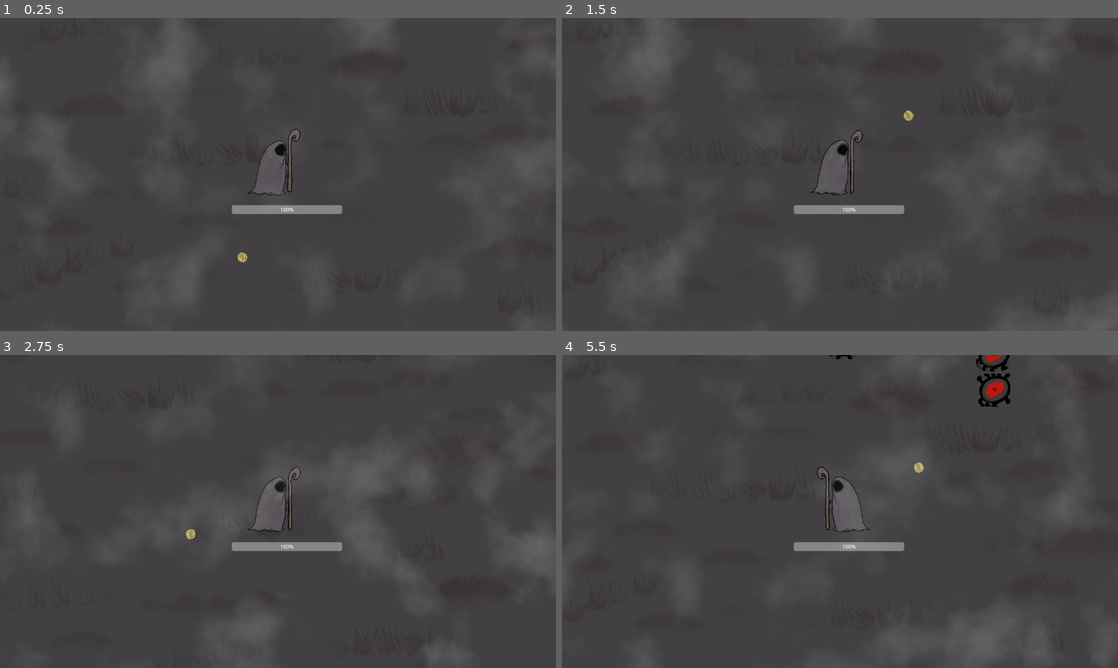
Above: before the commit, frames 1-4 (two rows, left to right).
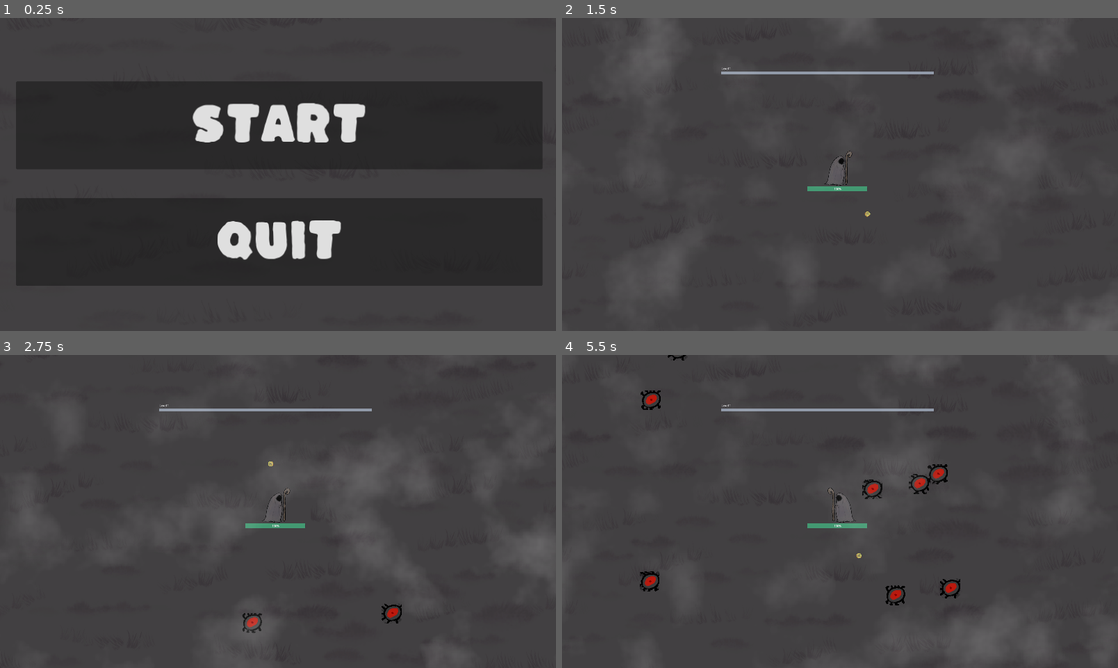
Above: after the commit, the same moments.

Repository: zys37/HandDrawnSurvivors
Game: Godot game, scene res://menu.tscn
Same seed, same stepped clock (60 frames per second), same inputs: the game is played once before the commit and once after it. Before the commit the project starts from res://world.tscn.
Inputs (mouse positions are in pixels of both pictures, inside the frame that each line leads up to):
- Up to frame 1 (0.25 s): no input
- Up to frame 2 (1.5 s): click (840, 124) at 0.5 s, where only the run after the commit has a clickable "START"; hold Right (ui_right) from 1.28 s (still down)
- Up to frame 3 (2.75 s): release Right (ui_right) at 2.03 s; hold Down (ui_down) from 2.03 s (still down)
- Up to frame 4 (5.5 s): release Down (ui_down) at 2.78 s; hold Right (ui_right) 2.78-3.53 s; hold Up (ui_up) 3.53-4.28 s; hold Left (ui_left) from 4.28 s (still down)

The runs differ from the first frame. In frame 1, 30% of the frame differs, in the area x 0-100%, y 0-88%; in frame 2, 1.6%; in frame 3, 1.8%; in frame 4, 3.1%.

Commit message:
first release version on itch
still need to add borders, fullscreen, etc

Diff:
--- a/Character.tscn
+++ b/Character.tscn
@@ -203,9 +203,11 @@
 animation = &"Walking"
 
 [node name="Node2D3" parent="Hero" instance=ExtResource("6_v43wm")]
+visible = false
 position = Vector2(48, -126)
 
 [node name="Camera2D" type="Camera2D" parent="."]
+zoom = Vector2(0.8, 0.8)
 
 [node name="Timer" type="Timer" parent="."]
 
@@ -240,6 +242,9 @@
 [node name="attack_cooldown" type="Timer" parent="."]
 wait_time = 0.5
 
+[node name="Timer2" type="Timer" parent="."]
+wait_time = 0.1
+
 [connection signal="timeout" from="Timer" to="." method="_on_timer_timeout"]
 [connection signal="body_entered" from="Area2D" to="." method="_on_area_2d_body_entered"]
 [connection signal="body_exited" from="Area2D" to="." method="_on_area_2d_body_exited"]
--- a/Eye_Enemy.gd
+++ b/Eye_Enemy.gd
@@ -15,7 +15,7 @@
 func _physics_process(delta):
 	move_and_collide((get_parent().get_node("Hero").position - position).normalized()*global.speed)
 	if health<=0:
-		global.xp += global.xp_gain
+		global.xp += global.xp_gain+global.stage*2
 		queue_free()
 
 
--- a/Eye_Enemy.tscn
+++ b/Eye_Enemy.tscn
@@ -92,6 +92,7 @@
 radius = 146.818
 
 [node name="eye_enemy" type="CharacterBody2D" groups=["enemy"]]
+scale = Vector2(0.75, 0.75)
 script = ExtResource("2_4ryp2")
 
 [node name="Eye_enemy" type="AnimatedSprite2D" parent="."]
--- /dev/null
+++ b/Menu.gd
@@ -0,0 +1,45 @@
+extends Control
+
+
+# Called when the node enters the scene tree for the first time.
+func _ready():
+	preload("res://world.tscn")
+
+
+# Called every frame. 'delta' is the elapsed time since the previous frame.
+func _process(delta):
+	pass
+
+
+func _on_start_pressed():
+	global.player_health = 100
+	global.stage = 0
+	global.xp = 0
+	global.xp_threshold = [40,80,160,320,640,1280,2560,5120,10240,10240,10240,10240,10240,10240,10240,10240,10240,10240]
+	global.player_level = 1
+	global.speed = 2
+	global.player_health = 100
+	global.enemy_damage = 5
+	global.projectile_speed = 150
+	global.speed_scale = 0.80
+	global.is_multishot_taken = false
+	global.xp_gain = 25
+	global.spell_scale = 2
+	global.multishot_scale = 0.1
+	global.player_speed = 300
+	global.wait_time = 0.35
+	global.upgrade_chosen = false
+	global.multishot_damage = 1
+	global.spell_damage = 1
+	global.laser_cooldown = 3
+	global.laser_duration = 0
+	global.laser_damage = 0
+	global.laser_scale = 0
+	global.is_laser_taken = false
+	get_tree().change_scene_to_file("res://world.tscn")
+
+
+
+
+func _on_quit_pressed():
+	get_tree().quit()
--- a/global.gd
+++ b/global.gd
@@ -2,7 +2,7 @@
 
 var stage = 0
 var xp = 0
-var xp_threshold = [20,40,80,160,320,640,1280,2560,5120,10240,10240,10240,10240,10240,10240,10240,10240,10240,10240]
+var xp_threshold = [40,80,160,320,640,1280,2560,5120,10240,10240,10240,10240,10240,10240,10240,10240,10240,10240]
 var player_level = 1
 var speed = 2
 var player_health = 100
@@ -16,8 +16,10 @@
 var player_speed = 300
 var wait_time = 0.35
 var upgrade_chosen = false
-var multishot_damage = 0.1
-var spell_damage = 0
-var laser_cooldown = 5
-var laser_duration = 0.5
-var laser_damage = 5
+var multishot_damage = 1
+var spell_damage = 1
+var laser_cooldown = 3
+var laser_duration = 0
+var laser_damage = 0
+var laser_scale = 0
+var is_laser_taken = false
--- a/laser.tscn
+++ b/laser.tscn
@@ -72,7 +72,6 @@
 
 [node name="CollisionShape2D" type="CollisionShape2D" parent="Line2D/StaticBody2D"]
 position = Vector2(19.5, 0)
-scale = Vector2(1, 1)
 shape = SubResource("SegmentShape2D_0ldhr")
 
 [node name="CollisionParticles" type="GPUParticles2D" parent="."]
@@ -101,7 +100,7 @@
 environment = SubResource("Environment_4kf6u")
 
 [node name="is_shooting" type="Timer" parent="."]
-wait_time = 3.0
+wait_time = 0.001
 autostart = true
 
 [node name="shoot" type="Timer" parent="."]
--- a/level.gd
+++ b/level.gd
@@ -13,11 +13,11 @@
 func update_level():
 	text ="Level 	" + str(global.player_level)
 func update_stage():
-	if global.player_level == 3:
+	if global.player_level == 5:
 		global.stage = 1
 		global.speed = 2.5
 		global.enemy_damage = 6
-	if global.player_level ==6:
+	if global.player_level ==10:
 		global.stage = 2
 		global.speed = 3
 		global.enemy_damage = 7
--- /dev/null
+++ b/menu.tscn
@@ -0,0 +1,45 @@
+[gd_scene load_steps=4 format=3 uid="uid://icjtndf2xu4w"]
+
+[ext_resource type="Script" path="res://Menu.gd" id="1_87u0y"]
+[ext_resource type="Texture2D" uid="uid://b515grckg0axk" path="res://Graphics/game_background_2.png" id="2_njr50"]
+[ext_resource type="FontFile" uid="uid://dsl6tfv1jdfdc" path="res://Kaph-Regular.ttf" id="3_pgtcs"]
+
+[node name="Menu" type="Control"]
+layout_mode = 3
+anchors_preset = 15
+anchor_right = 1.0
+anchor_bottom = 1.0
+offset_top = 63.0
+offset_right = 35.0
+offset_bottom = 140.0
+grow_horizontal = 2
+grow_vertical = 2
+script = ExtResource("1_87u0y")
+
+[node name="Sprite2D" type="Sprite2D" parent="."]
+position = Vector2(582, 321)
+scale = Vector2(1.05127, 0.724854)
+texture = ExtResource("2_njr50")
+
+[node name="Start" type="Button" parent="."]
+layout_mode = 0
+offset_left = 37.0
+offset_top = 83.0
+offset_right = 1249.0
+offset_bottom = 285.0
+theme_override_fonts/font = ExtResource("3_pgtcs")
+theme_override_font_sizes/font_size = 100
+text = "START"
+
+[node name="Quit" type="Button" parent="."]
+layout_mode = 0
+offset_left = 37.0
+offset_top = 351.0
+offset_right = 1249.0
+offset_bottom = 553.0
+theme_override_fonts/font = ExtResource("3_pgtcs")
+theme_override_font_sizes/font_size = 100
+text = "QUIT"
+
+[connection signal="pressed" from="Start" to="." method="_on_start_pressed"]
+[connection signal="pressed" from="Quit" to="." method="_on_quit_pressed"]
--- a/napierdzielator.tscn
+++ b/napierdzielator.tscn
@@ -2,6 +2,21 @@
 
 [ext_resource type="Script" path="res://Marker2D.gd" id="1_gsqha"]
 [ext_resource type="PackedScene" uid="uid://f4f3euy2ir7y" path="res://laser.tscn" id="2_b6vh8"]
+
+[sub_resource type="Animation" id="Animation_rs8jj"]
+length = 0.001
+tracks/0/type = "value"
+tracks/0/imported = false
+tracks/0/enabled = true
+tracks/0/path = NodePath(".:rotation")
+tracks/0/interp = 1
+tracks/0/loop_wrap = true
+tracks/0/keys = {
+"times": PackedFloat32Array(0),
+"transitions": PackedFloat32Array(1),
+"update": 0,
+"values": [0.0]
+}
 
 [sub_resource type="Animation" id="Animation_6wc8i"]
 resource_name = "new_animation"
@@ -18,21 +33,6 @@
 "transitions": PackedFloat32Array(1, 1, 1, 1, 1),
 "update": 0,
 "values": [0.0, -1.5708, -3.14159, -1.5708, 0.0]
-}
-
-[sub_resource type="Animation" id="Animation_rs8jj"]
-length = 0.001
-tracks/0/type = "value"
-tracks/0/imported = false
-tracks/0/enabled = true
-tracks/0/path = NodePath(".:rotation")
-tracks/0/interp = 1
-tracks/0/loop_wrap = true
-tracks/0/keys = {
-"times": PackedFloat32Array(0),
-"transitions": PackedFloat32Array(1),
-"update": 0,
-"values": [0.0]
 }
 
 [sub_resource type="AnimationLibrary" id="AnimationLibrary_xsj3k"]
--- a/player.gd
+++ b/player.gd
@@ -4,10 +4,13 @@
 const JUMP_VELOCITY = -400.0
 
 # Get the gravity from the project settings to be synced with RigidBody nodes.
+var timer_inactive = true
 var gravity = ProjectSettings.get_setting("physics/2d/default_gravity")
 var is_playing = 0
 var multishot_scene = preload("res://Multishot.tscn")
-
+var laser_scene = preload("res://laser.tscn")
+var fire_cooldown = 0.5
+var fire_timer = 0.0
 func fire():
 	var multishot = multishot_scene.instantiate()
 	multishot.direction = ($Node2D/Marker2D.global_position - global_position).normalized()
@@ -17,6 +20,7 @@
 func _physics_process(delta):
 	# Add the gravity.
 	# Handle jump.
+	fire_timer -= delta
 	if is_playing==0:
 		$Hero.play("Idle")
 	else:
@@ -58,9 +62,12 @@
 		velocity = velocity.move_toward(Vector2.ZERO, global.player_speed)
 		is_playing = 0
 	if global.player_health <= 0:
-		get_tree().paused = true
-	if global.is_multishot_taken == true:
+		get_tree().change_scene_to_file("res://menu.tscn")
+	if global.is_multishot_taken and fire_timer <= 0.0:
 		fire()
+		fire_timer = fire_cooldown
+	if global.is_laser_taken == true:
+		$Hero/Node2D3.visible = true
 	move_and_slide()
 
 
--- a/project.godot
+++ b/project.godot
@@ -11,7 +11,7 @@
 [application]
 
 config/name="HandDrawnSurvivors"
-run/main_scene="res://world.tscn"
+run/main_scene="res://menu.tscn"
 config/features=PackedStringArray("4.2", "Forward Plus")
 config/icon="res://icon.svg"
 
@@ -24,6 +24,7 @@
 window/size/viewport_width=1280
 window/size/viewport_height=720
 window/size/mode=3
+window/stretch/mode="canvas_items"
 
 [input]
 
--- a/tentacle_enemy.tscn
+++ b/tentacle_enemy.tscn
@@ -92,6 +92,7 @@
 radius = 18.2483
 
 [node name="CharacterBody2D" type="CharacterBody2D" groups=["enemy"]]
+scale = Vector2(0.75, 0.75)
 script = ExtResource("1_5v586")
 
 [node name="Tentacle_enemy" type="AnimatedSprite2D" parent="."]
--- a/ui.tscn
+++ b/ui.tscn
@@ -1,40 +1,52 @@
-[gd_scene load_steps=4 format=3 uid="uid://eirt5qfwo6n3"]
+[gd_scene load_steps=7 format=3 uid="uid://eirt5qfwo6n3"]
 
 [ext_resource type="Script" path="res://level.gd" id="1_nc24u"]
 [ext_resource type="Script" path="res://exp.gd" id="2_7p7gw"]
 [ext_resource type="Script" path="res://health.gd" id="3_niiat"]
+
+[sub_resource type="StyleBoxFlat" id="StyleBoxFlat_b4lmf"]
+bg_color = Color(0.569866, 0.601867, 0.662314, 1)
+
+[sub_resource type="StyleBoxFlat" id="StyleBoxFlat_w5gny"]
+bg_color = Color(0.544383, 0.563069, 0.892858, 1)
+
+[sub_resource type="StyleBoxFlat" id="StyleBoxFlat_8ejsl"]
+bg_color = Color(0.263764, 0.599968, 0.446646, 1)
+border_color = Color(0.0295066, 0.0295066, 0.0295065, 1)
 
 [node name="Control" type="Control"]
 layout_mode = 3
 anchors_preset = 15
 anchor_right = 1.0
 anchor_bottom = 1.0
-offset_top = 57.0
-offset_bottom = 57.0
+offset_top = -2.0
+offset_bottom = -2.0
 grow_horizontal = 2
 grow_vertical = 2
 
 [node name="level" type="Label" parent="."]
 layout_mode = 0
-offset_left = 56.0
-offset_top = 311.0
-offset_right = 96.0
-offset_bottom = 334.0
+offset_left = 22.0
+offset_right = 62.0
+offset_bottom = 23.0
 script = ExtResource("1_nc24u")
 
 [node name="exp" type="ProgressBar" parent="."]
 layout_mode = 0
-offset_left = 70.0
-offset_top = 341.0
-offset_right = 1824.0
-offset_bottom = 368.0
+offset_left = 22.0
+offset_top = 28.0
+offset_right = 1243.0
+offset_bottom = 44.0
+theme_override_styles/background = SubResource("StyleBoxFlat_b4lmf")
+theme_override_styles/fill = SubResource("StyleBoxFlat_w5gny")
 show_percentage = false
 script = ExtResource("2_7p7gw")
 
 [node name="health" type="ProgressBar" parent="."]
 layout_mode = 0
-offset_left = 793.0
-offset_top = 987.0
-offset_right = 1132.0
-offset_bottom = 1014.0
+offset_left = 517.0
+offset_top = 690.0
+offset_right = 862.0
+offset_bottom = 717.0
+theme_override_styles/fill = SubResource("StyleBoxFlat_8ejsl")
 script = ExtResource("3_niiat")
--- a/upgrades.gd
+++ b/upgrades.gd
@@ -2,8 +2,7 @@
 @onready var left_upgrade = $"Left Upgrade"
 @onready var right_upgrade = $"Right Upgrade"
 
-var upgrades = ["Increase the speed of your spells", "Increase the size of your spells", "You move faster", "Gain 25% more xp" , "Increase Spawn Rate of Enemies", "Multishot"]
-
+var upgrades = ["Increase the speed of your spells", "Increase the size of your spells", "You move faster", "Gain 25% more xp" , "Increase Spawn Rate of Enemies", "Multishot", "Laser Beam"]
 # Called when the node enters the scene tree for the first time.
 func _ready():
 	generate_upgrade_buttons()
@@ -36,7 +35,14 @@
 	if $"Left Upgrade".text == upgrades[5]:
 		global.is_multishot_taken = true
 	if $"Left Upgrade".text == upgrades[5] and global.is_multishot_taken == true:
-		global.multishot_damage+=0.2
+		global.multishot_damage+=1
+	if $"Left Upgrade".text == upgrades[6]:
+		global.is_laser_taken = true
+		global.laser_damage +=5
+		global.laser_duration+=0.5
+		global.laser_scale += 1
+	if $"Left Upgrade".text == upgrades[6] and global.is_laser_taken == true:
+		global.laser_duration+=0.5
 	global.upgrade_chosen = true
 	get_tree().paused = false
 
@@ -57,5 +63,12 @@
 		global.is_multishot_taken = true
 	if $"Right Upgrade".text == upgrades[5] and global.is_multishot_taken == true:
 		global.multishot_damage+=0.2
+	if $"Right Upgrade".text == upgrades[6]:
+		global.is_laser_taken = true
+		global.laser_damage +=5
+		global.laser_duration+=0.5
+		global.laser_scale += 1
+	if $"Right Upgrade".text == upgrades[6] and global.is_laser_taken == true:
+		global.laser_duration+=0.5
 	global.upgrade_chosen = true
 	get_tree().paused = false
--- a/upgrades.tscn
+++ b/upgrades.tscn
@@ -20,20 +20,19 @@
 [node name="Left Upgrade" type="Button" parent="."]
 process_mode = 3
 layout_mode = 0
-offset_left = 137.0
-offset_top = 223.0
-offset_right = 691.0
-offset_bottom = 679.0
+offset_top = 73.0
+offset_right = 526.0
+offset_bottom = 437.0
 text = "  "
 text_overrun_behavior = 4
 
 [node name="Right Upgrade" type="Button" parent="."]
 process_mode = 3
 layout_mode = 0
-offset_left = 858.0
-offset_top = 223.0
-offset_right = 1412.0
-offset_bottom = 684.0
+offset_left = 736.0
+offset_top = 73.0
+offset_right = 1275.0
+offset_bottom = 437.0
 
 [connection signal="pressed" from="Left Upgrade" to="." method="_on_left_upgrade_pressed"]
 [connection signal="pressed" from="Right Upgrade" to="." method="_on_right_upgrade_pressed"]
--- a/weird_enemy.tscn
+++ b/weird_enemy.tscn
@@ -100,6 +100,7 @@
 height = 46.0
 
 [node name="CharacterBody2D" type="CharacterBody2D" groups=["enemy"]]
+scale = Vector2(0.75, 0.75)
 script = ExtResource("1_vk3ag")
 
 [node name="Weird_Enemy" type="AnimatedSprite2D" parent="."]
--- a/world.tscn
+++ b/world.tscn
@@ -6,6 +6,7 @@
 [ext_resource type="PackedScene" uid="uid://eirt5qfwo6n3" path="res://ui.tscn" id="5_0pbgx"]
 [ext_resource type="PackedScene" uid="uid://dnnsef44f15o0" path="res://fog.tscn" id="5_8acfr"]
 [ext_resource type="Texture2D" uid="uid://cmil7x63ba1ww" path="res://Graphics/cauldron.png" id="6_0ljp7"]
+[ext_resource type="AudioStream" uid="uid://0nby10ars7bg" path="res://surwajwor.mp3" id="7_h2h4l"]
 
 [sub_resource type="Curve2D" id="Curve2D_4fxur"]
 _data = {
@@ -22,6 +23,7 @@
 
 [node name="GameBackground2" type="Sprite2D" parent="."]
 position = Vector2(-108, 77)
+scale = Vector2(0.75, 0.75)
 texture = ExtResource("1_q6hvq")
 
 [node name="GameBackground3" type="Sprite2D" parent="GameBackground2"]
@@ -94,7 +96,7 @@
 
 [node name="Hero" parent="." instance=ExtResource("2_j5kba")]
 position = Vector2(133, 84)
-scale = Vector2(0.75, 0.75)
+scale = Vector2(0.5, 0.5)
 
 [node name="Path2D" type="Path2D" parent="Hero"]
 curve = SubResource("Curve2D_4fxur")
@@ -104,11 +106,19 @@
 position = Vector2(-2097.33, 1310.67)
 rotation = 0.00492338
 
+[node name="AudioStreamPlayer2D" type="AudioStreamPlayer2D" parent="Hero"]
+process_mode = 3
+position = Vector2(-177.333, -112)
+scale = Vector2(1.33333, 1.33333)
+stream = ExtResource("7_h2h4l")
+volume_db = -15.441
+autoplay = true
+
 [node name="Control" parent="Hero" instance=ExtResource("5_0pbgx")]
-offset_left = -934.667
-offset_top = -893.333
-offset_right = -934.667
-offset_bottom = -893.333
+offset_left = -704.0
+offset_top = -620.0
+offset_right = -704.0
+offset_bottom = -620.0
 
 [node name="Cauldron" type="Sprite2D" parent="."]
 position = Vector2(2478, -1956)
Binary file added: Kaph-Regular.ttf
Not shown, added: Kaph-Regular.ttf.import
Not shown, added: export_presets.cfg
Binary file added: game/index.apple-touch-icon.png
Not shown, added: game/index.apple-touch-icon.png.import
Binary file added: game/index.icon.png
Not shown, added: game/index.icon.png.import
Binary file added: game/index.png
Not shown, added: game/index.png.import
Binary file added: handdrawnsurvivors/index.apple-touch-icon.png
Not shown, added: handdrawnsurvivors/index.apple-touch-icon.png.import
Binary file added: handdrawnsurvivors/index.icon.png
(and 16 more such lines)
